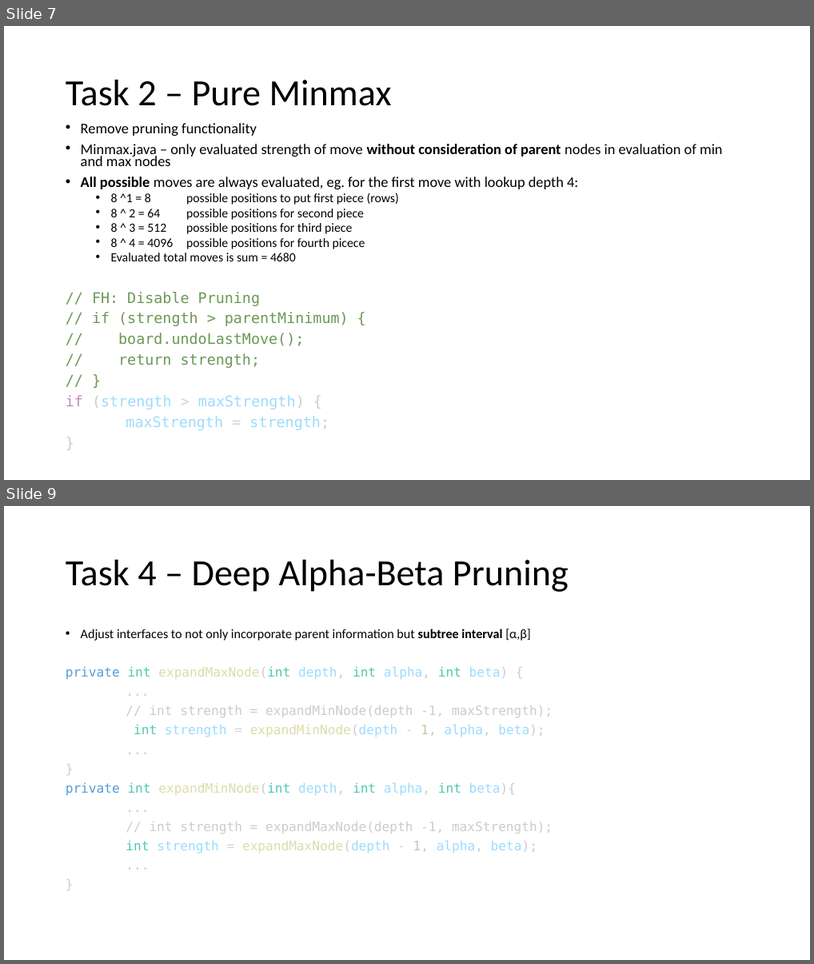
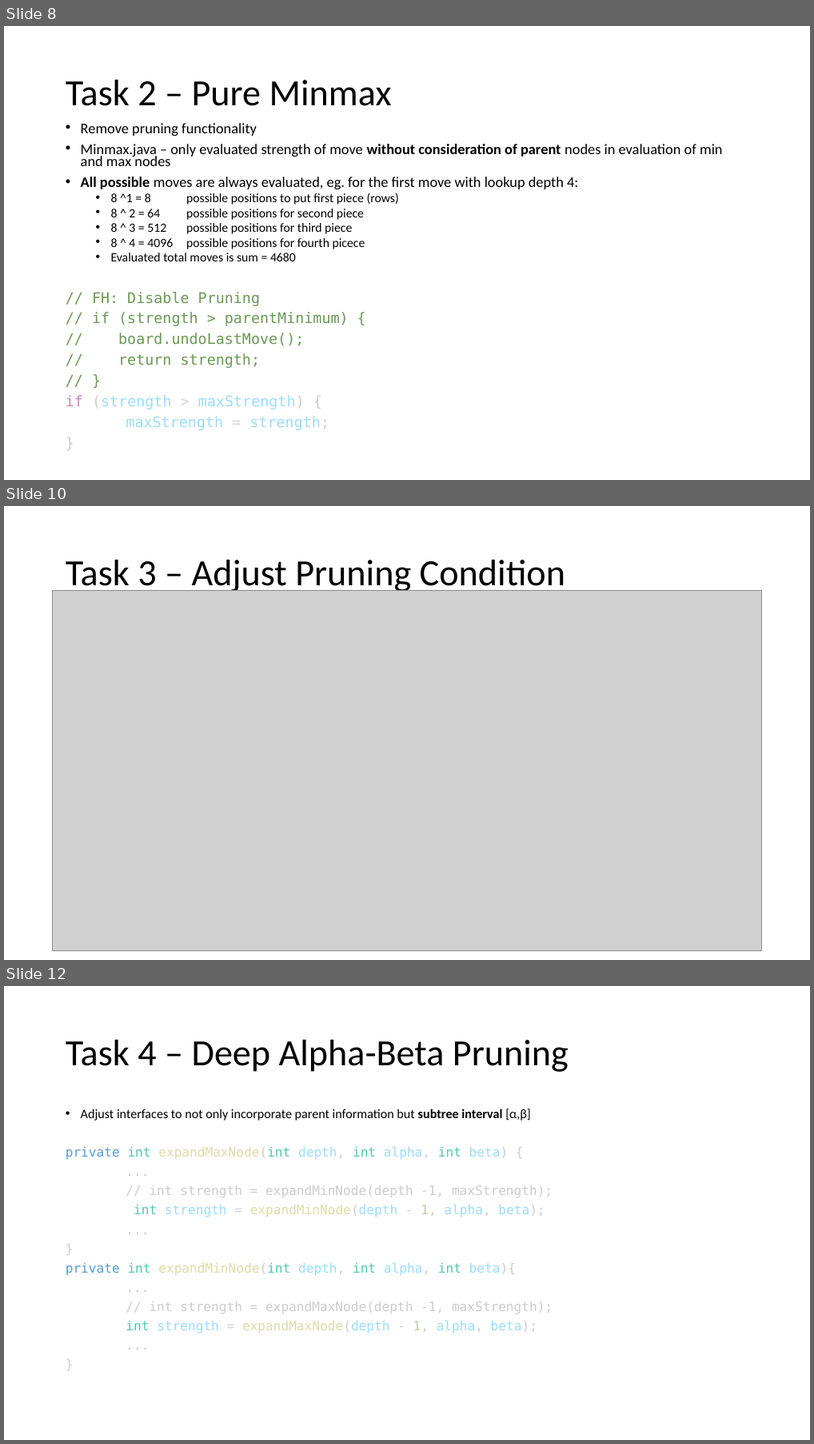
Before and after one commit to XaverB/connect-four, a slide deck: doc/ConnectFourPresentationDraft.pptx. Shown one above the other, each under a label of ours: slides 7 and 9 before the commit, slides 8, 10 and 12 after it; the slides between them are not shown. The pictures are 814x964 and 814x1444 pixels, drawn with LibreOffice and Linux fonts; fonts in the diff are those of the drawing; grey boxes stand for pictures. Boxes give left, top, right and bottom in pixels: in the first picture for what was removed or moved away, otherwise in the second. Text is boxed around its words. In the diff, an @@ line names an element or a change of style, - is before the commit and + after.

```diff
--- a/doc/ConnectFourPresentationDraft.pptx
+++ b/doc/ConnectFourPresentationDraft.pptx
@@ slide 10 added at [4,506,810,960], background #FFFFFF @@
@@ title added at [66,560,566,595], 44 pt, text #000000 @@
+Task 3 – Adjust Pruning Condition
@@ picture added at [53,590,762,950] @@
@@ what was slide 7 is now slide 8 @@
@@ what was slide 9 is now slide 12 @@
```
Also in this commit, not shown: 5 slides changed, 12 other slides added.
